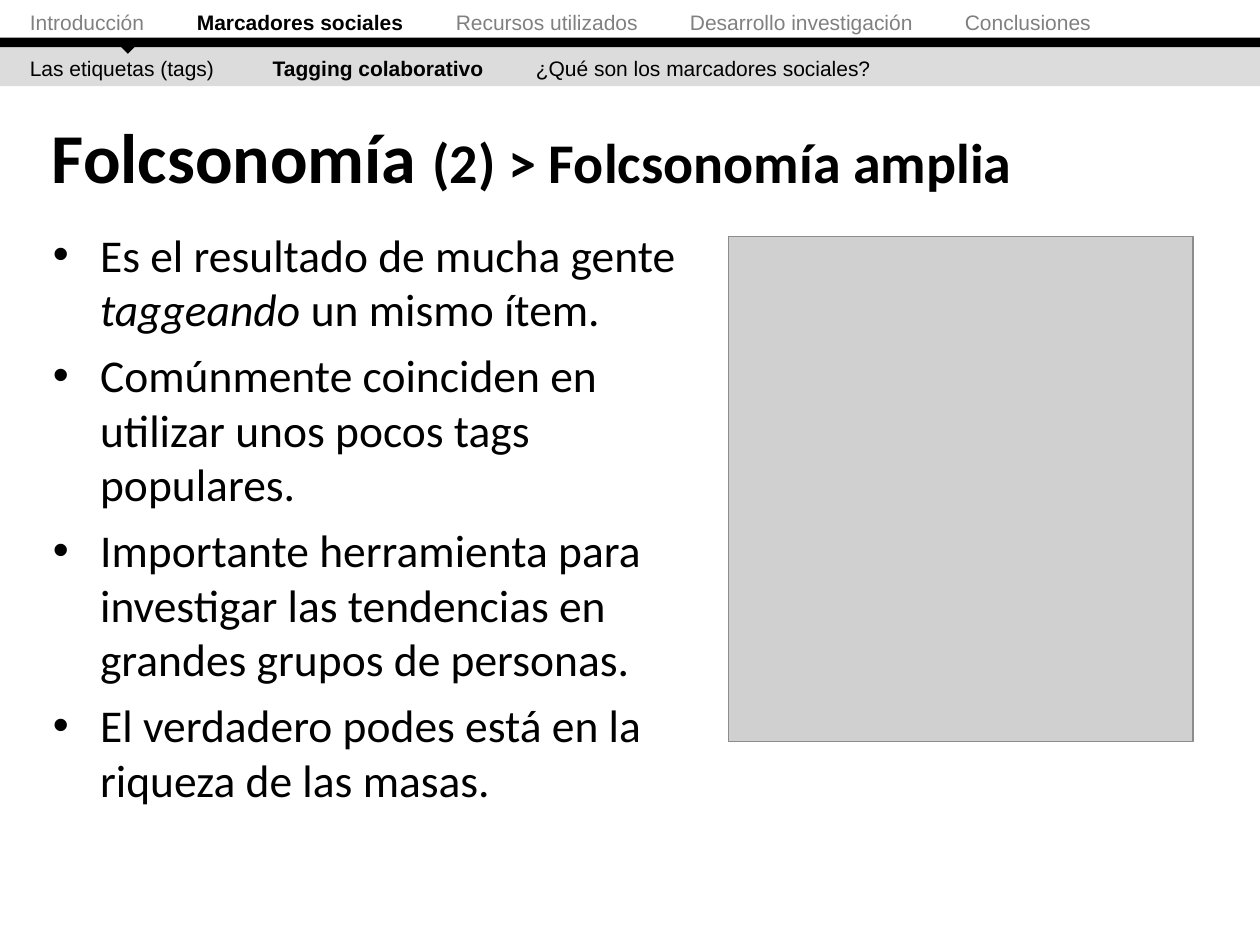
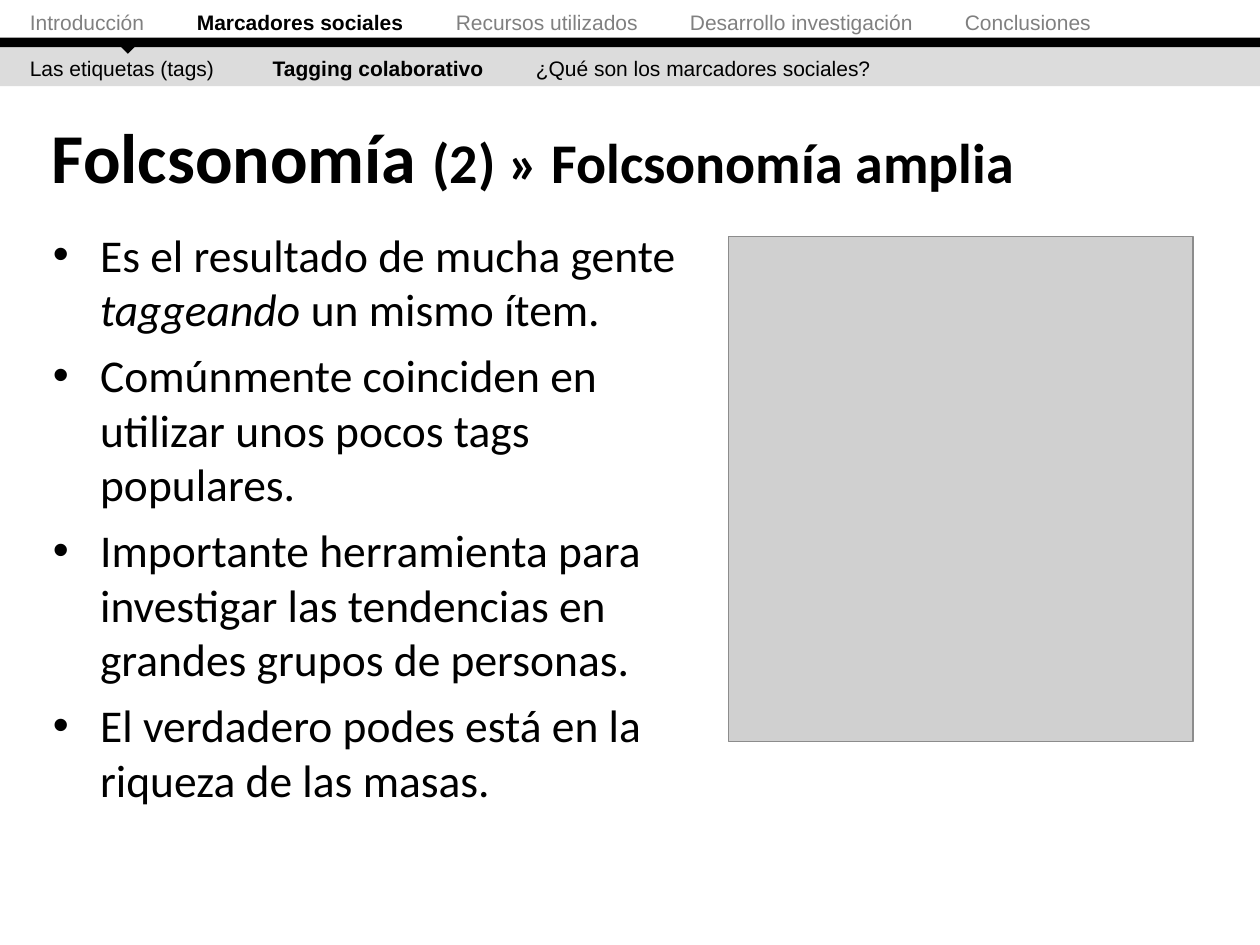
Before and after one commit to ak907kenai/nicotournetesis, a slide deck: slide 15 of docs_trunk/Presentación/Nicolás Tourné - Presentación Tesis (v2.1).ppt. Drawn at 1260x945 pixels with LibreOffice and Linux fonts; fonts in the diff are those of the drawing; grey boxes stand for pictures. Boxes give left, top, right and bottom in pixels: in the first picture for what was removed or moved away, otherwise in the second. Text is boxed around its words. In the diff, an @@ line names an element or a change of style, - is before the commit and + after.

```diff
--- a/docs_trunk/Presentación/Nicolás Tourné - Presentación Tesis (v2.1).ppt
+++ b/docs_trunk/Presentación/Nicolás Tourné - Presentación Tesis (v2.1).ppt
@@ title at <box>52,134,1014,192</box>: text changed @@
-Folcsonomía (2) > Folcsonomía amplia
+Folcsonomía (2) » Folcsonomía amplia
```
Also in this commit, not shown: 6 other slides changed, 3 slides added.
